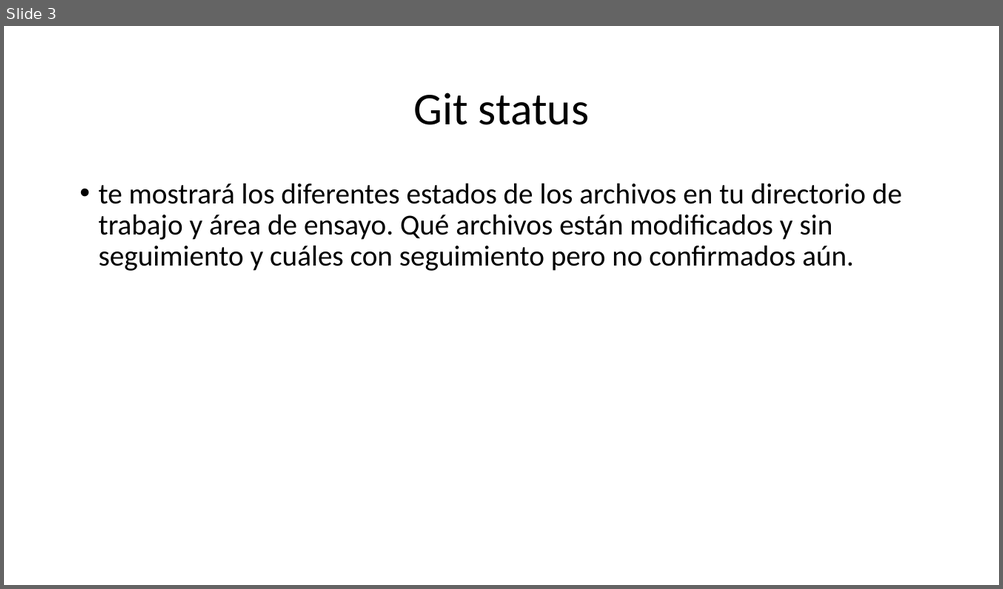
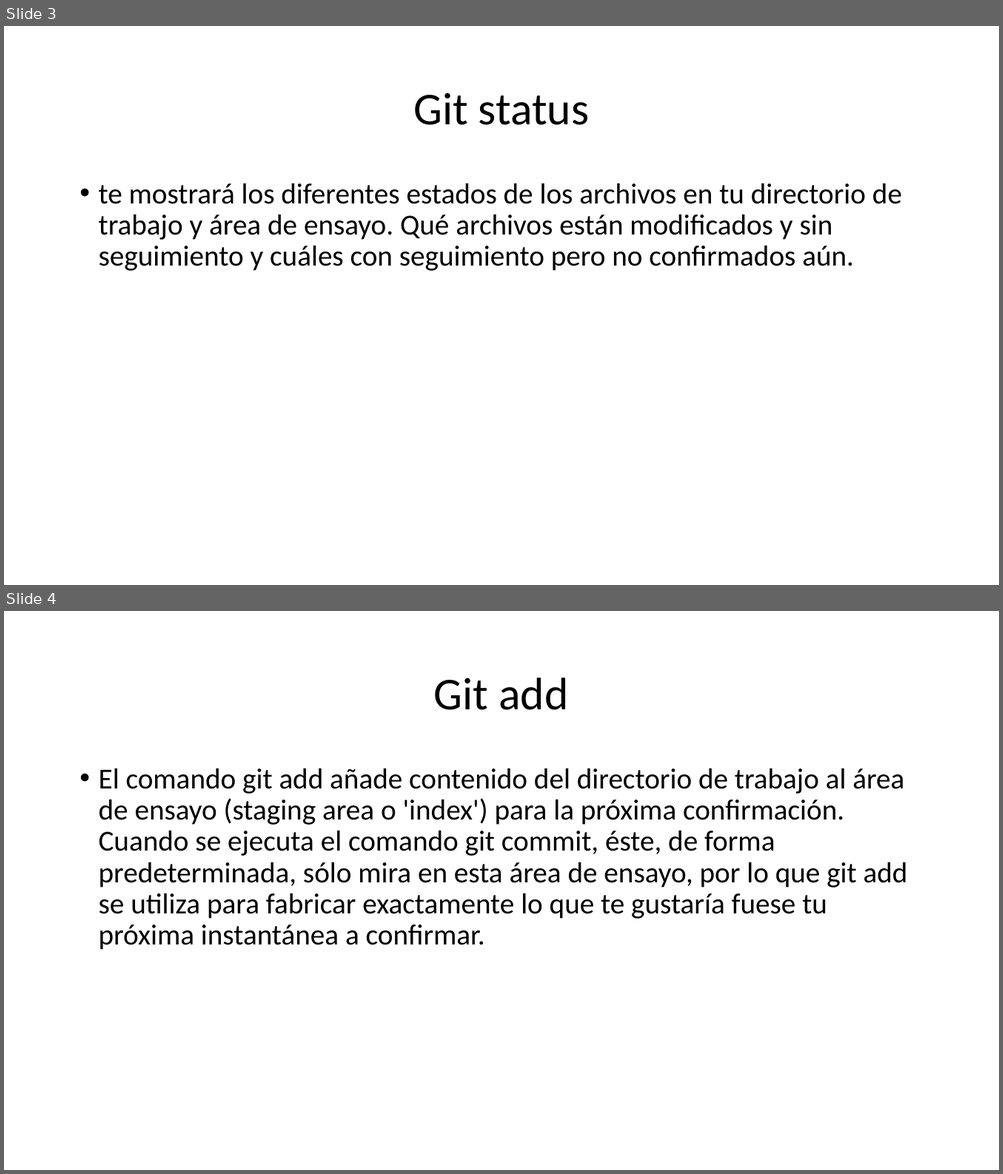
Before and after one commit to chepe11295/tareaSabado, a slide deck: joseMarroquin.pptx. Shown one above the other, each under a label of ours: slide 3 before the commit, slides 3 and 4 after it. The pictures are 1003x589 and 1003x1174 pixels, drawn with LibreOffice and Linux fonts; fonts in the diff are those of the drawing. Boxes give left, top, right and bottom in pixels: in the first picture for what was removed or moved away, otherwise in the second. Text is boxed around its words. In the diff, an @@ line names an element or a change of style, - is before the commit and + after.

Commit message:
sentencia 3 git add y creacion de la tercera rama

```diff
--- a/joseMarroquin.pptx
+++ b/joseMarroquin.pptx
@@ slide 4 added at box(4, 611, 999, 1170), background #FFFFFF @@
@@ title added at box(434, 678, 568, 710), 44 pt, text #000000 @@
+Git add
@@ text added at box(99, 768, 908, 950), 28 pt, text #000000 @@
+• El comando git add añade contenido del directorio de trabajo al área de ensayo (staging area o 'index') para la próxima confirmación. Cuando se ejecuta el comando git commit, éste, de forma predeterminada, sólo mira en esta área de ensayo, por lo que git add se utiliza para fabricar exactamente lo que te gustaría fuese tu próxima instantánea a confirmar.
```
